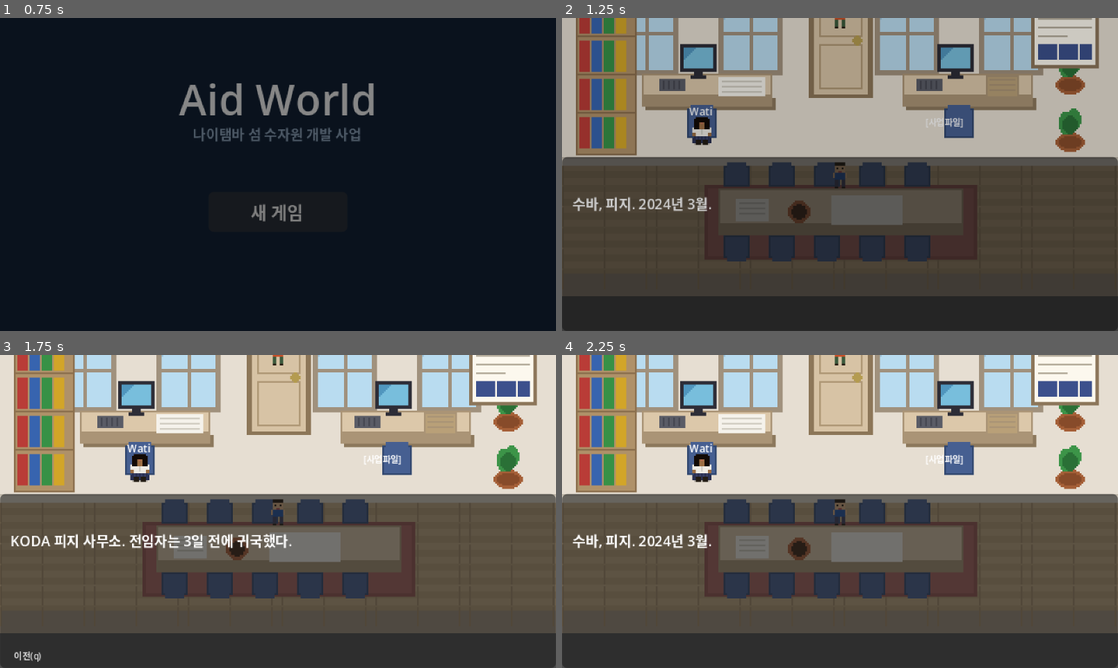
Above: before the commit, frames 1-4 (two rows, left to right).
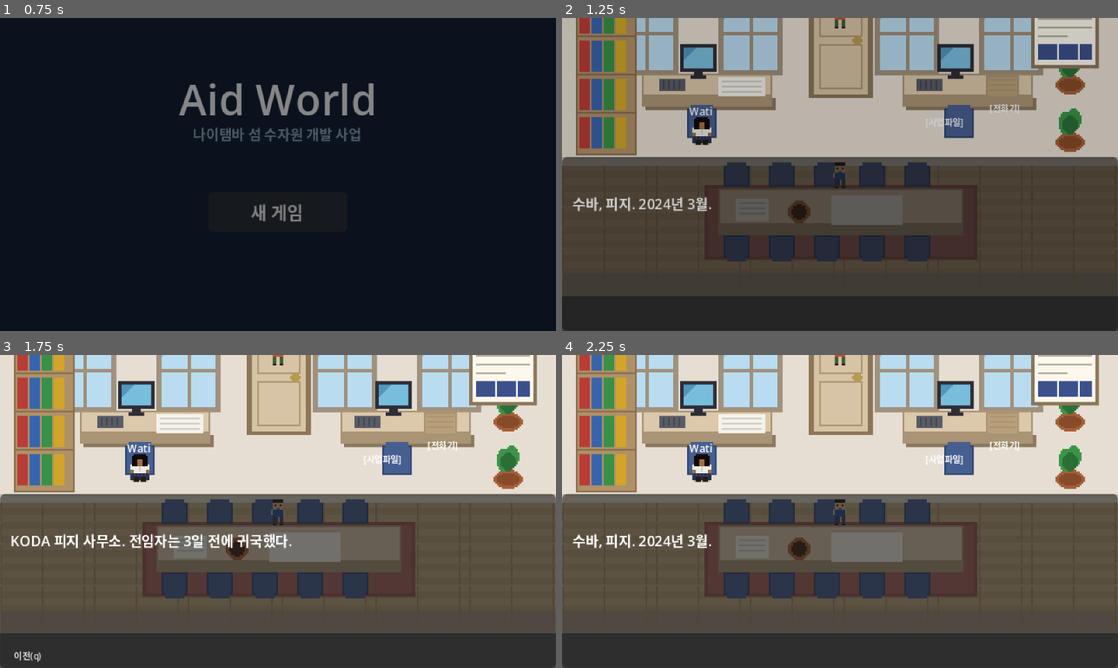
Above: after the commit, the same moments.

Repository: amnotyoung/idc-game
Game: Godot game, scene res://scenes/ui/title_screen.tscn
The game is run twice, just before and just after one commit, with the same random seed, the same clock (stepped at 60 frames per second) and the same inputs.
Inputs:
- Up to frame 1 (0.75 s): click "새 게임" at 0.5 s
- Up to frame 2 (1.25 s): no input
- Up to frame 3 (1.75 s): tap Enter (ui_accept) at 1.25, 1.52 s; hold Right (ui_right) from 1.28 s (still down); tap Q at 1.35 s
- Up to frame 4 (2.25 s): release Right (ui_right) at 2 s; click "이전(q)" at 2 s

Frame 1 is identical in both runs. In frame 2, less than 0.1% of the frame differs, in the area x 76-83%, y 27-31%; in frame 3, less than 0.1%, in the area x 12-83%, y 27-61%; in frame 4, less than 0.1%.

Commit message:
auto: update chapter1_office.tscn
Co-Authored-By: Claude Opus 4.6 (1M context) <noreply@anthropic.com>

Diff:
--- a/scenes/world/chapter1_office.tscn
+++ b/scenes/world/chapter1_office.tscn
@@ -202,6 +202,24 @@
 theme_override_font_sizes/font_size = 5
 horizontal_alignment = 1
 
+; ─── 전화기 (Sela 연락 — ch4_tltb_contact 플래그 이후 활성화) ───
+[node name="Phone" type="StaticBody2D" parent="."]
+position = Vector2(255, 82)
+script = ExtResource("9")
+dialogue_id = ""
+
+[node name="CollisionShape2D" type="CollisionShape2D" parent="Phone"]
+shape = SubResource("phone_col")
+
+[node name="Label" type="Label" parent="Phone"]
+offset_left = -12.0
+offset_top = -14.0
+offset_right = 12.0
+offset_bottom = -5.0
+text = "[전화기]"
+theme_override_font_sizes/font_size = 5
+horizontal_alignment = 1
+
 ; ─── 오프닝 자동 시작 트리거 ───
 [node name="OpeningTrigger" type="Node" parent="."]
 script = ExtResource("4")
